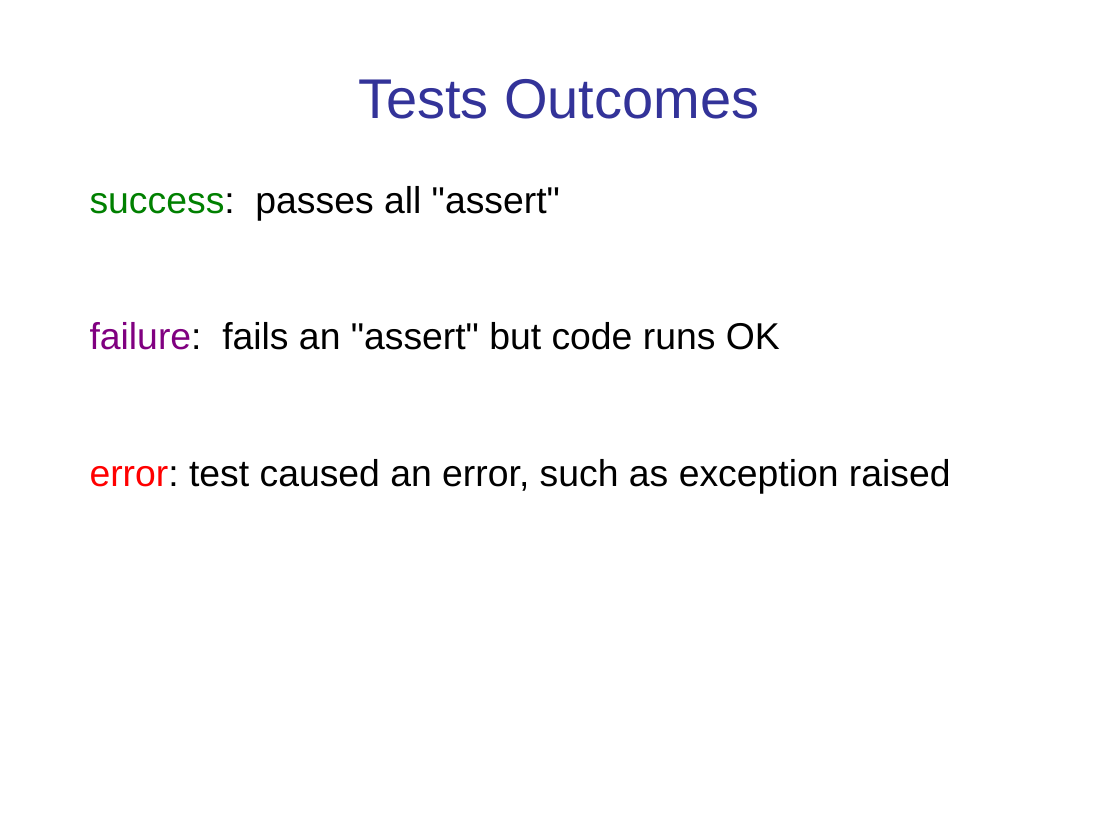
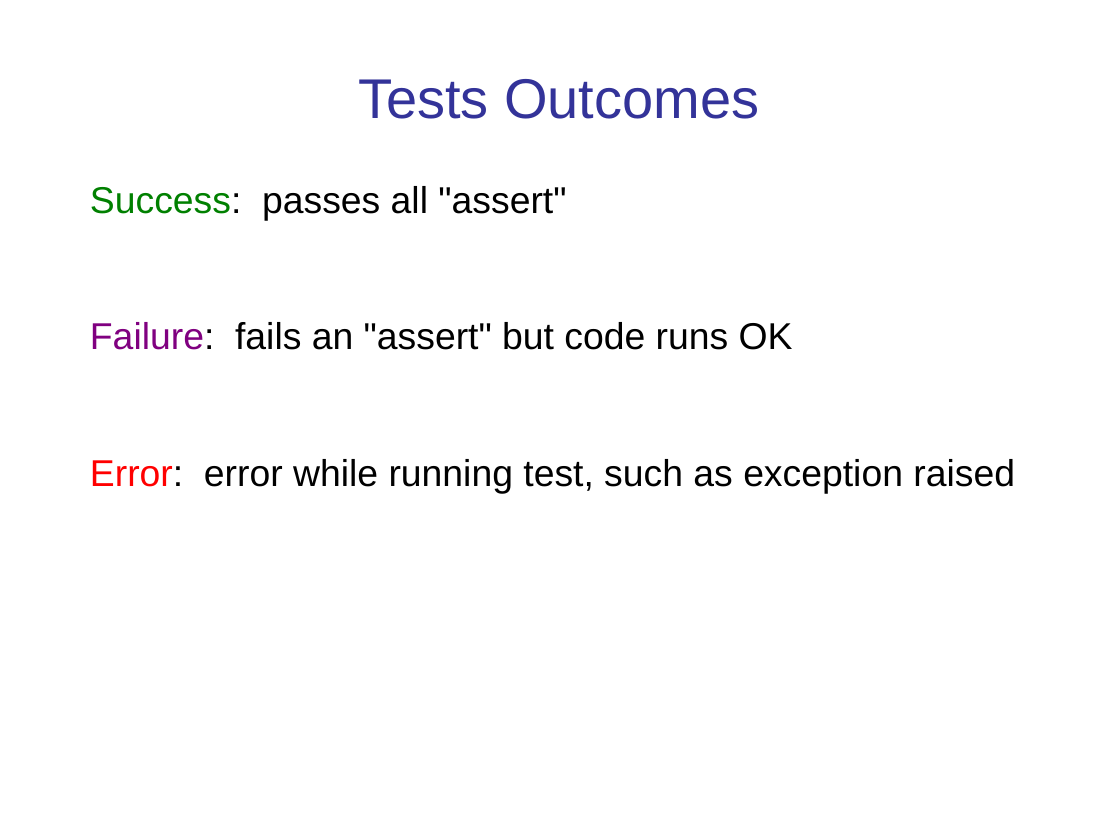
Before and after one commit to cpske/ISP, a slide deck: slide 11 of testing/PythonUnitTesting.ppt (slide 10 before the commit). Drawn at 1120x840 pixels with LibreOffice and Linux fonts; fonts in the diff are those of the drawing. Boxes give left, top, right and bottom in pixels: in the first picture for what was removed or moved away, otherwise in the second. Text is boxed around its words. In the diff, an @@ line names an element or a change of style, - is before the commit and + after.

```diff
--- a/testing/PythonUnitTesting.ppt
+++ b/testing/PythonUnitTesting.ppt
@@ text at [90, 186, 1015, 493]: text changed @@
-success: passes all "assert"
-failure: fails an "assert" but code runs OK
-error: test caused an error, such as exception raised
+Success: passes all "assert"
+Failure: fails an "assert" but code runs OK
+Error: error while running test, such as exception raised
```
Also in this commit, not shown: 14 other slides changed, 8 slides added, 4 other files.
